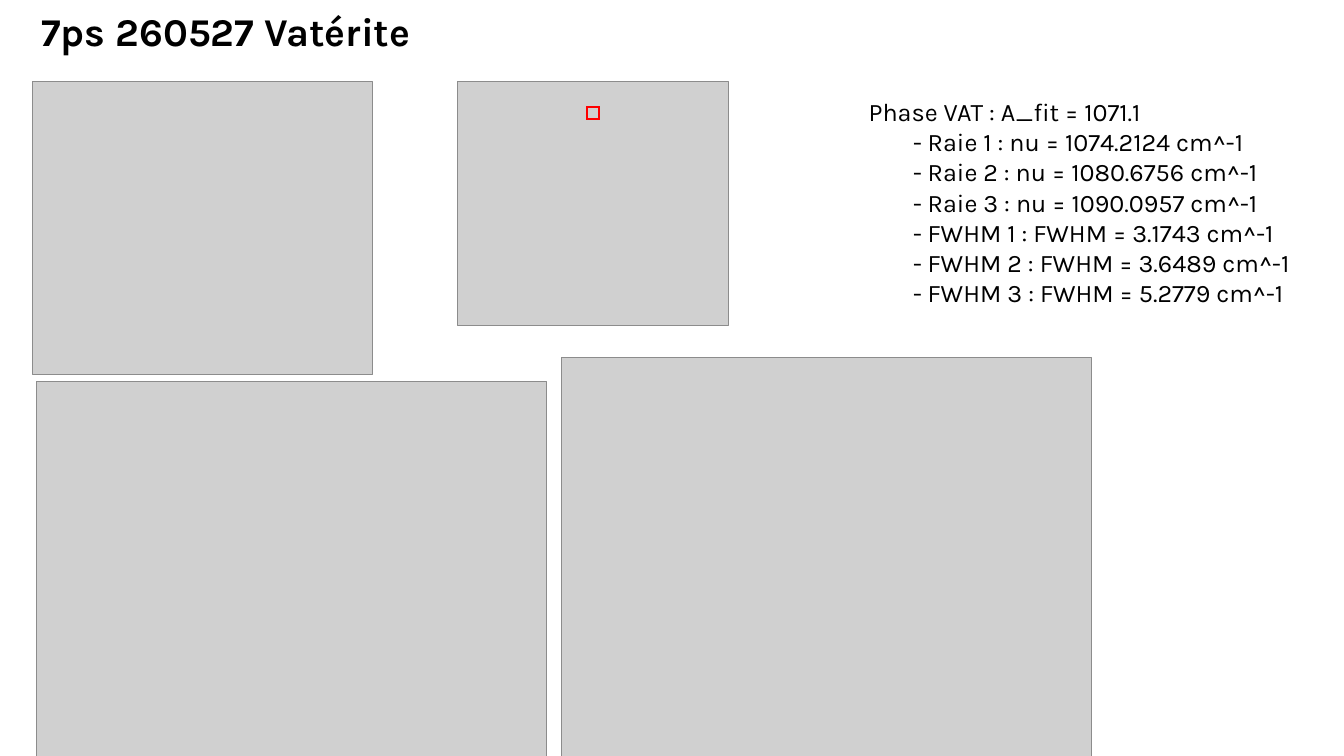
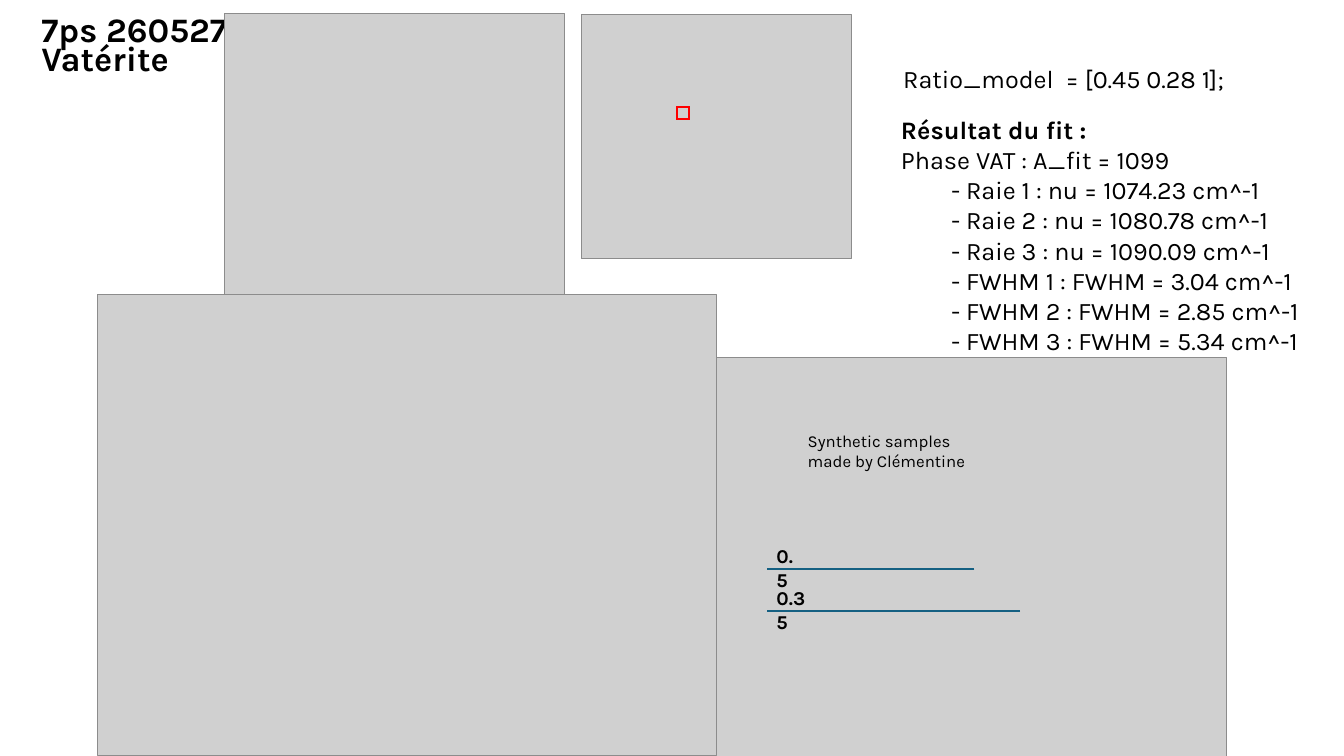
Before and after one commit to sachabuc/SRS_analysis, a slide deck: slide 12 of meetings/reu_151026_figures_papiers.pptx. Drawn at 1344x756 pixels with LibreOffice and Linux fonts; fonts in the diff are those of the drawing; grey boxes stand for pictures. Boxes give left, top, right and bottom in pixels: in the first picture for what was removed or moved away, otherwise in the second. Text is boxed around its words. In the diff, an @@ line names an element or a change of style, - is before the commit and + after.

```diff
--- a/meetings/reu_151026_figures_papiers.pptx
+++ b/meetings/reu_151026_figures_papiers.pptx
@@ text "7ps 260527 Vatérite" at (41,13,227,72): size 28.1 to 24.5 pt @@
@@ picture: place and size @@
-picture at (32,82,372,375)
+picture at (225,13,565,307)
@@ picture: place and size @@
-picture at (458,82,728,326)
+picture at (582,15,852,259)
@@ text added at (903,69,1224,91), 18 pt, text #000000 @@
+Ratio_model = [0.45 0.28 1];
@@ rectangle: place and size @@
-rectangle at (587,107,599,119)
+rectangle at (677,107,689,119)
@@ text at (901,119,1299,351): text changed @@
-Phase VAT : A_fit = 1071.1
-  - Raie 1 : nu = 1074.2124 cm^-1
-  - Raie 2 : nu = 1080.6756 cm^-1
-  - Raie 3 : nu = 1090.0957 cm^-1
-  - FWHM 1 : FWHM = 3.1743 cm^-1
-  - FWHM 2 : FWHM = 3.6489 cm^-1
-  - FWHM 3 : FWHM = 5.2779 cm^-1
+Résultat du fit :
+Phase VAT : A_fit = 1099
+  - Raie 1 : nu = 1074.23 cm^-1
+  - Raie 2 : nu = 1080.78 cm^-1
+  - Raie 3 : nu = 1090.09 cm^-1
+  - FWHM 1 : FWHM = 3.04 cm^-1
+  - FWHM 2 : FWHM = 2.85 cm^-1
+  - FWHM 3 : FWHM = 5.34 cm^-1
@@ picture: place and size @@
-picture at (36,381,547,756)
+picture at (98,295,717,756)
@@ picture: place and size @@
-picture at (562,358,1092,756)
+picture at (697,358,1227,756)
@@ text added at (808,435,965,471), 12 pt, text #000000 @@
+Synthetic samples made by Clémentine
@@ text added at (776,550,793,593), 14 pt, text #000000, bold @@
+0.5
@@ line added from (975, 570) to (766, 570), #156082 1.5 pt @@
@@ text added at (776,592,805,612), 14 pt, text #000000, bold @@
+0.35
@@ line added from (1020, 611) to (766, 611), #156082 1.5 pt @@
```
Also in this commit, not shown: 9 other slides changed, 4 slides added, 3 slides removed, 16 other files.
